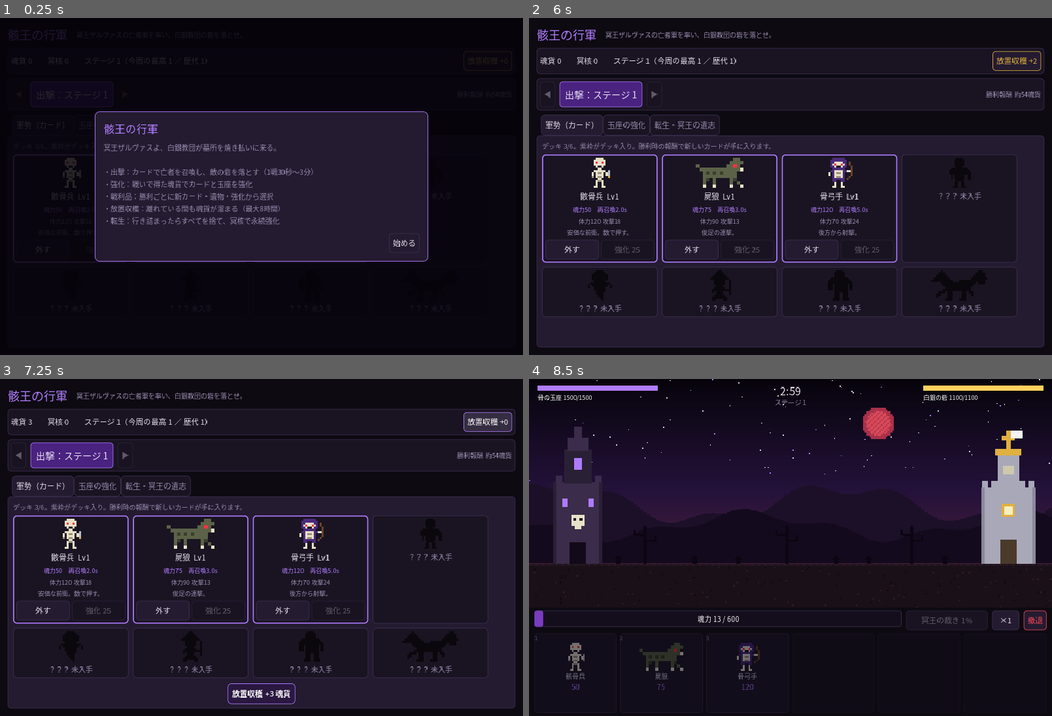
Above: before the commit, frames 1-4 (two rows, left to right).
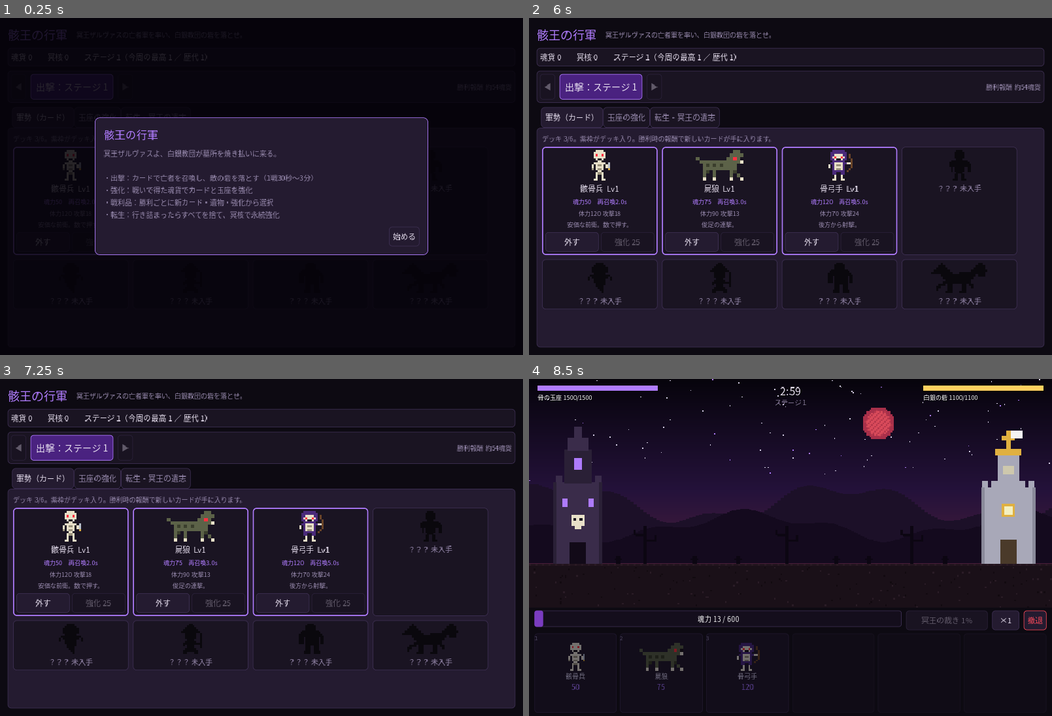
Above: after the commit, the same moments.

Repository: yukito1226/overload-td
Game: Godot game, scene res://scenes/main.tscn
Two runs of this game, one before a commit and one after it. Both use one fixed random seed, a clock stepped at 60 frames per second and the inputs below.
Inputs (mouse positions are in pixels of both pictures, inside the frame that each line leads up to):
- Up to frame 1 (0.25 s): no input
- Up to frame 2 (6 s): click (1015, 61) at 0.5 s, where only the run before the commit has a clickable "放置収穫 +0"; click "出撃：ステージ 1" at 1.25 s; click "外す" at 2 s; click "外す" at 2.75 s; click (1015, 61) at 3.5 s, where only the run before the commit has a clickable "放置収穫 +1"; click "外す" at 4.25 s; click (1015, 61) at 5 s, where only the run before the commit has a clickable "放置収穫 +2"; click "始める" at 5.75 s
- Up to frame 3 (7.25 s): click (486, 422) at 6.5 s, where only the run before the commit has a clickable "放置収穫 +2"
- Up to frame 4 (8.5 s): click (1015, 422) at 7.25 s, where only the run before the commit has a clickable "放置収穫 +0"; click "出撃：ステージ 1" at 8 s

The runs differ from the first frame. In frame 1, 6.3% of the frame differs, in the area x 2-98%, y 9-73%; in frame 2, 11%; in frame 3, 12%, in the area x 1-99%, y 9-97%; in frame 4, nothing differs.

Commit message:
Remove idle harvest
Drop the offline soul accumulation, its hub button and the talent that
boosted it.

Co-Authored-By: Claude Opus 5.5 <noreply@anthropic.com>
Claude-Session: https://claude.ai/code/session_01FAt3nCMnoRVNknXjkngmwX

Diff:
--- a/scripts/data.gd
+++ b/scripts/data.gd
@@ -310,7 +310,6 @@
 	"harvest": {"name": "魂の収穫",   "desc": "獲得魂貨 +25%/Lv"},
 	"start":   {"name": "冥府の蓄え", "desc": "開始時の魂力 +60/Lv"},
 	"flow":    {"name": "冥河の流れ", "desc": "魂力の回復 +10%/Lv"},
-	"idle":    {"name": "眠らぬ亡者", "desc": "放置収穫 +40%/Lv"},
 	"pact":    {"name": "古の盟約",   "desc": "転生後、追加カードを1枚所持して開始/Lv"},
 	"wrath":   {"name": "冥王の怒り", "desc": "冥王の裁きの威力 +30%/Lv"},
 }
--- a/scripts/game.gd
+++ b/scripts/game.gd
@@ -47,7 +47,7 @@
 	s["deck"] = deck
 
 func new_save() -> Dictionary:
-	var s := {"core": 0, "talents": {}, "rebirths": 0, "best": 1, "last_idle": Time.get_unix_time_from_system(), "intro": false}
+	var s := {"core": 0, "talents": {}, "rebirths": 0, "best": 1, "intro": false}
 	fresh_run(s)
 	return s
 
@@ -130,14 +130,6 @@
 	var m: int = S["max_stage"]
 	return int(floor(pow(m, 1.6) / 4.0)) if m >= 6 else 0
 
-func idle_rate() -> float:
-	var m: int = S["max_stage"]
-	return 0.5 * m * pow(1.1, m - 1) * soul_mult() * (1.0 + 0.4 * T("idle"))
-
-func idle_pending() -> int:
-	var sec: float = min(8.0 * 3600.0, Time.get_unix_time_from_system() - float(S["last_idle"]))
-	return int(floor(max(0.0, sec) * idle_rate()))
-
 func fmt(n: float) -> String:
 	if n >= 1e6:
 		return "%.2fM" % (n / 1e6)
--- a/scripts/hub.gd
+++ b/scripts/hub.gd
@@ -3,7 +3,6 @@
 
 var main
 var lbl_res: Label
-var idle_btn: Button
 var go_btn: Button
 var minus_btn: Button
 var plus_btn: Button
@@ -33,8 +32,6 @@
 	lbl_res = G.label("", 14)
 	lbl_res.size_flags_horizontal = Control.SIZE_EXPAND_FILL
 	bar1.get_child(0).add_child(lbl_res)
-	idle_btn = G.button("放置収穫", _collect_idle, G.C_GOLD)
-	bar1.get_child(0).add_child(idle_btn)
 
 	# 出撃バー
 	var bar2 := _bar()
@@ -61,11 +58,6 @@
 	up_box = _tab("玉座の強化")
 	reb_box = _tab("転生・冥王の遺志")
 
-	var t := Timer.new()
-	t.wait_time = 1.0
-	t.autostart = true
-	t.timeout.connect(func(): if visible: _refresh_bar())
-	add_child(t)
 
 func _bar() -> PanelContainer:
 	var p := PanelContainer.new()
@@ -99,19 +91,10 @@
 func _refresh_bar() -> void:
 	var S := G.S
 	lbl_res.text = "魂貨 %s　　冥核 %s　　ステージ %d（今周の最高 %d ／ 歴代 %d）" % [G.fmt(S["souls"]), G.fmt(S["core"]), S["stage"], S["max_stage"], S["best"]]
-	idle_btn.text = "放置収穫 +" + G.fmt(G.idle_pending())
 	go_btn.text = "出撃：ステージ %d%s" % [S["stage"], "（ボス）" if S["stage"] % 5 == 0 else ""]
 	minus_btn.disabled = S["stage"] <= 1
 	plus_btn.disabled = S["stage"] >= S["max_stage"]
 	stage_info.text = "勝利報酬 約%s魂貨%s" % [G.fmt(G.win_souls(S["stage"])), "（周回）" if S["stage"] < S["max_stage"] else ""]
-
-func _collect_idle() -> void:
-	var g := G.idle_pending()
-	G.S["souls"] += g
-	G.S["last_idle"] = Time.get_unix_time_from_system()
-	G.save_game()
-	refresh()
-	main.toast("放置収穫 +%s 魂貨" % G.fmt(g))
 
 func _go() -> void:
 	if G.S["deck"].is_empty():
@@ -267,7 +250,6 @@
 		G.S["core"] += g
 		G.S["rebirths"] += 1
 		G.fresh_run(G.S)
-		G.S["last_idle"] = Time.get_unix_time_from_system()
 		G.save_game()
 		refresh()
 		main.toast("転生した。冥核 +%d" % g))
--- a/scripts/main.gd
+++ b/scripts/main.gd
@@ -33,7 +33,6 @@
 			+ "・出撃：カードで亡者を召喚し、敵の砦を落とす（1戦30秒〜3分）\n"
 			+ "・強化：戦いで得た魂貨でカードと玉座を強化\n"
 			+ "・戦利品：勝利ごとに新カード・遺物・強化から選択\n"
-			+ "・放置収穫：離れている間も魂貨が溜まる（最大8時間）\n"
 			+ "・転生：行き詰まったらすべてを捨て、冥核で永続強化",
 			[["始める", Callable()]])
 
